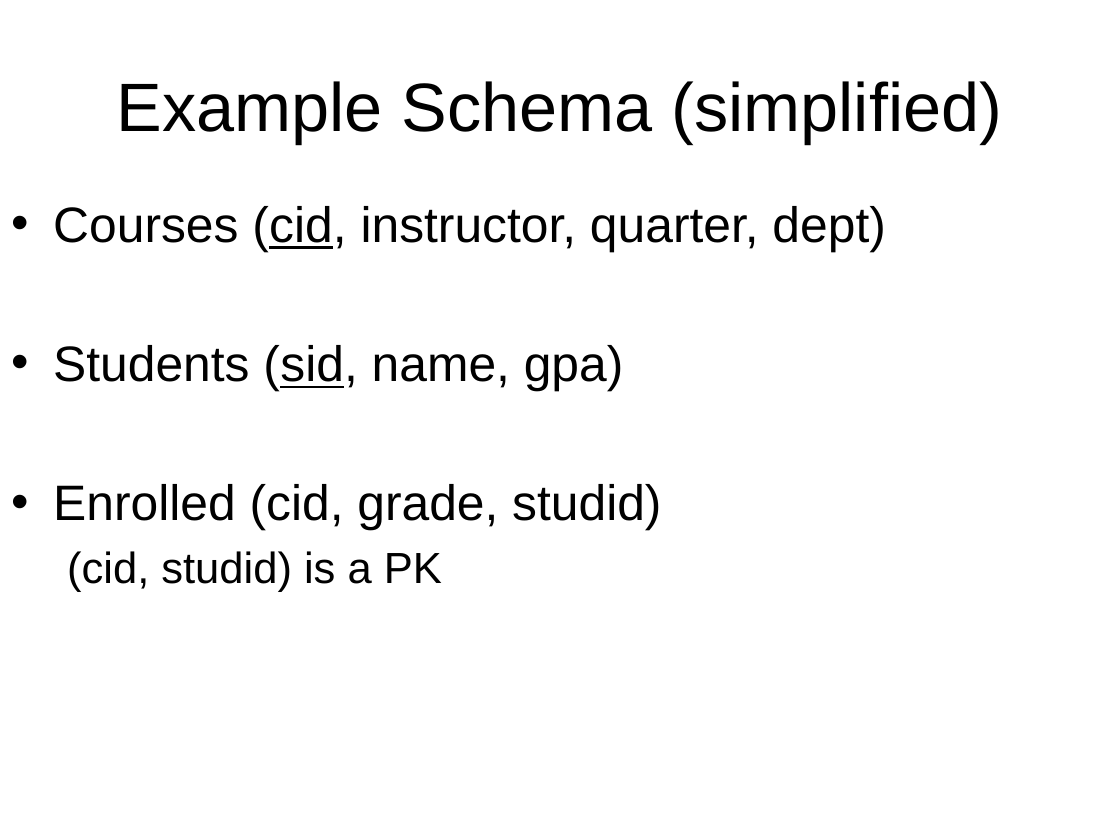
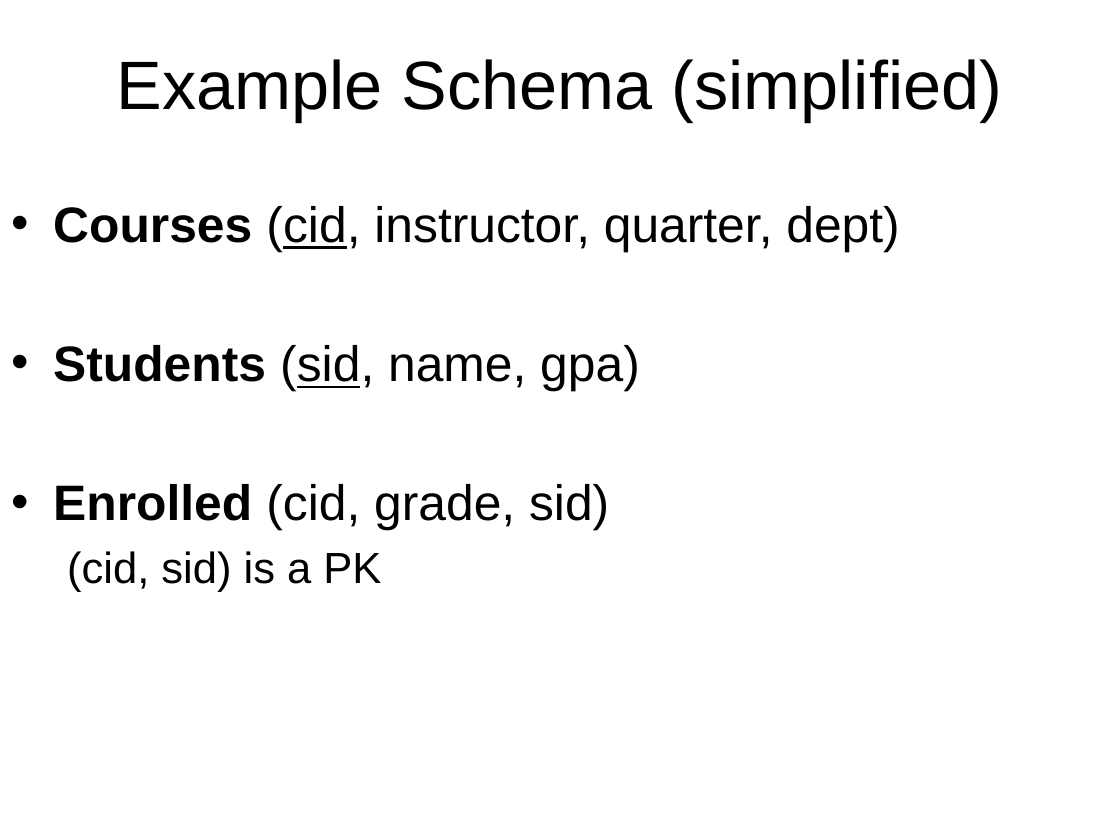
Before and after one commit to mahmoudparsian/data-warehousing-and-business-intelligence, a slide deck: slide 20 of resources/class_lectures/week_02_intro_to_relational_databases.pptx (slide 19 before the commit). Drawn at 1120x840 pixels with LibreOffice and Linux fonts; fonts in the diff are those of the drawing. Boxes give left, top, right and bottom in pixels: in the first picture for what was removed or moved away, otherwise in the second. Text is boxed around its words. In the diff, an @@ line names an element or a change of style, - is before the commit and + after.

```diff
--- a/resources/class_lectures/week_02_intro_to_relational_databases.pptx
+++ b/resources/class_lectures/week_02_intro_to_relational_databases.pptx
@@ title "Example Schema (simplified)": place and size @@
-title "Example Schema (simplified)" at bbox=[116, 81, 1002, 143]
+title "Example Schema (simplified)" at bbox=[116, 59, 1002, 122]
@@ text at bbox=[53, 206, 899, 391]: bold on in "Courses", "Students" @@
@@ text at bbox=[53, 484, 609, 592]: text changed @@
-• Enrolled (cid, grade, studid)
-  (cid, studid) is a PK
+• Enrolled (cid, grade, sid)
+  (cid, sid) is a PK
```
Also in this commit, not shown: 7 other slides changed, 1 slide added, 3 other files.
